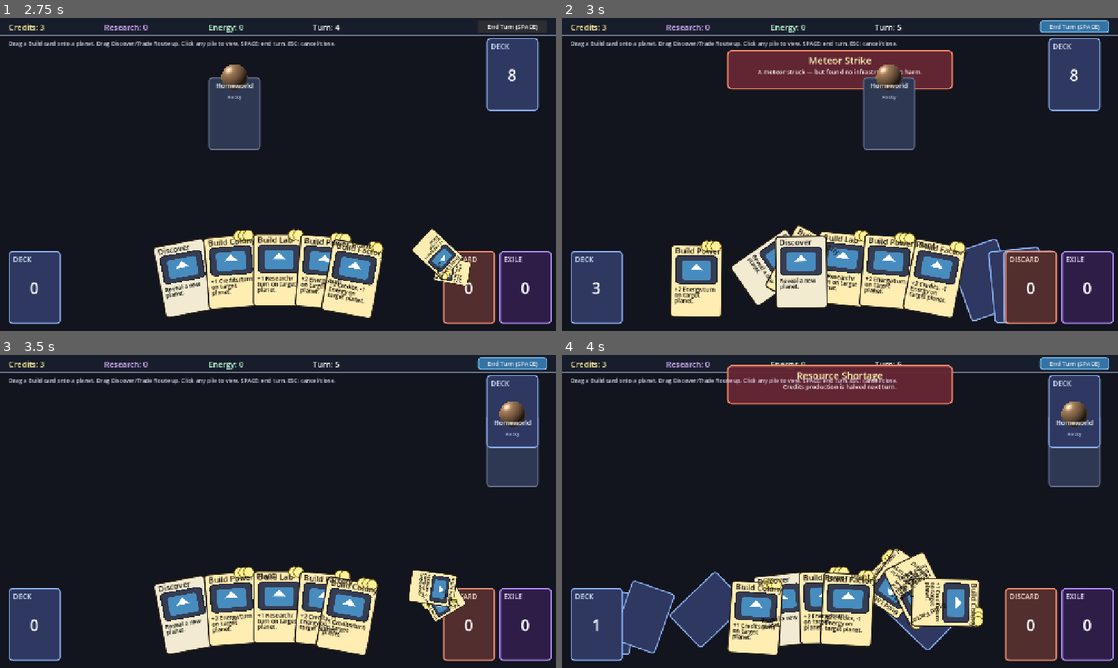
Above: before the commit, frames 1-4 (two rows, left to right).
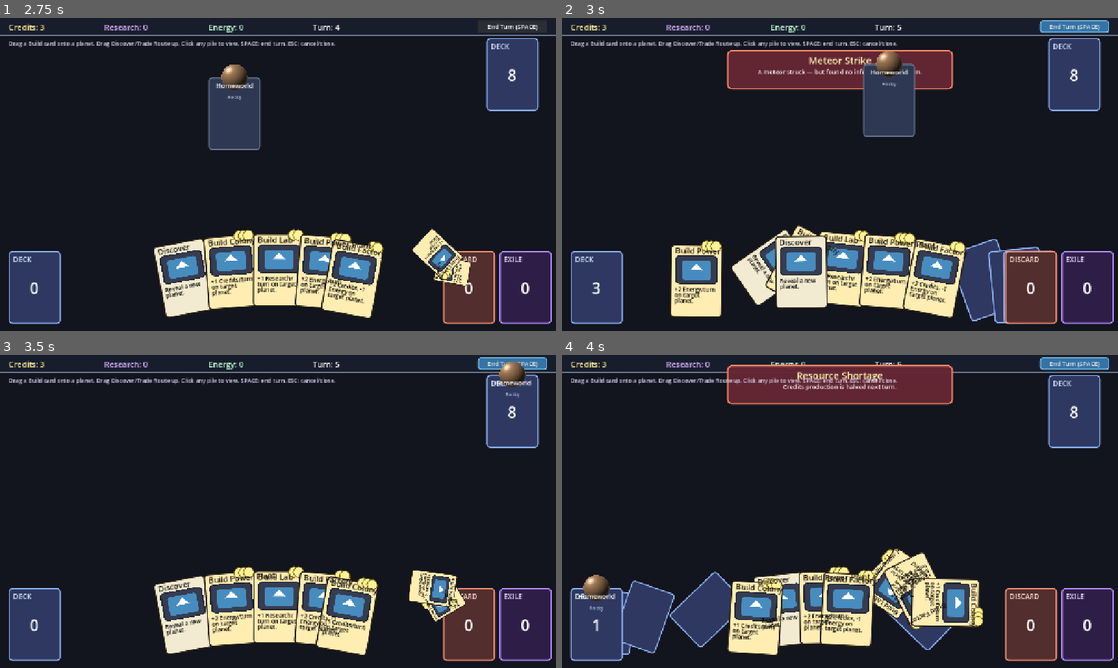
Above: after the commit, the same moments.

Repository: nedink/card-battler
Game: Godot game, scene res://scenes/main.tscn
Two runs of this game, one before a commit and one after it. Both use one fixed random seed, a clock stepped at 60 frames per second and the inputs below. The engine's default icon, where the game draws it, is replaced by a stand-in: a white triangle on a blue panel in a dark square.
Inputs (mouse positions are in pixels of both pictures, inside the frame that each line leads up to):
- Up to frame 1 (2.75 s): click "End Turn (SPACE)" at 0.5 s; click "End Turn (SPACE)" at 1.25 s; click "End Turn (SPACE)" at 2 s
- Up to frame 2 (3 s): tap Enter at 2.75 s; drag from (795, 115) to (1073, 74) at 2.77 s
- Up to frame 3 (3.5 s): no input
- Up to frame 4 (4 s): tap Enter at 3.5 s; drag from (1073, 411) to (595, 624) at 3.52 s

Frame 1 is identical in both runs. In frame 2, 1.2% of the frame differs, in the area x 54-64%, y 10-43%; in frame 3, 2.0%; in frame 4, 2.0%, in the area x 1-97%, y 14-98%.

Commit message:
Stack buildings below planets, AABB bounds, drag-to-pan
Building cards now stack downward from the planet body so the planet
reads as the top of one column. Click area, planet-vs-planet separation,
and drag-played card targeting all use a single AABB that covers the
body plus its building stack, so dropping a card anywhere on the column
targets the planet and dragging respects the column's full footprint.

Play space also gains left-button drag-to-pan, gated on the cursor not
being over a planet or hovered hand card so clicks on pile click-areas
still open their viewers.

Co-Authored-By: Claude Opus 4.7 <noreply@anthropic.com>

Diff:
--- a/scripts/hand.gd
+++ b/scripts/hand.gd
@@ -37,8 +37,8 @@
 var _hovered_card: Card = null
 var _dragging_card: Card = null
 # Optional Callable(card: Card) -> bool. When set, used to gate plays — a card
-# only counts as play-ready if this returns true (e.g., enough credits). Letting
-# Hand stay decoupled from whatever resource model the game uses.
+# only counts as play-ready if this returns true. Lets Hand stay decoupled from
+# whatever play-gating the game wants (e.g. trade-route mode disables all plays).
 var can_play_card: Callable = Callable()
 
 # Reference to the play space — set by main.gd after both nodes exist. While a
@@ -76,7 +76,7 @@
 		else:
 			_set_targeted_planet(null)
 			# Live feedback: green = release-to-play, neutral = release-returns-to-hand.
-			# The whole card must clear the threshold AND be playable (e.g. affordable).
+			# The whole card must clear the threshold AND be playable.
 			_dragging_card.set_play_ready(_card_clears_threshold(_dragging_card) and _is_card_playable(_dragging_card))
 	else:
 		_update_hover()
@@ -128,6 +128,9 @@
 
 func is_dragging() -> bool:
 	return _dragging_card != null
+
+func has_hovered_card() -> bool:
+	return _hovered_card != null
 
 func clear_hover() -> void:
 	# Force-unhover whatever's currently hovered. Used at end-of-turn before
--- a/scripts/main.gd
+++ b/scripts/main.gd
@@ -92,6 +92,7 @@
 	hand.card_played.connect(_on_card_played)
 	hand.can_play_card = _can_play_card
 	hand.play_space = play_space
+	play_space.hand = hand
 	GameState.resources_changed.connect(_update_hand_affordability)
 	play_space.planet_clicked.connect(_on_planet_clicked)
 	play_space.set_planet_deck_position(planet_deck.global_position)
--- a/scripts/planet_card.gd
+++ b/scripts/planet_card.gd
@@ -2,10 +2,16 @@
 
 # A draggable card that represents one settled planet on the play space.
 # Shares the player-card footprint (120×168). Buildings stack solitaire-style
-# ABOVE the planet at full size, with the planet card forming the visual
-# bottom of one clean column — each newer building is added one step further
-# up and rendered behind the older ones, so older cards (and the planet body
-# itself) cover all but the top peek of the cards above them.
+# BELOW the planet at full size, with the planet card forming the visual
+# top of one clean column — each newer building is added one step further
+# down and rendered in front of the older ones, so the planet body and the
+# cards above each one cover all but its bottom peek.
+#
+# Pickable + physical boundary: the planet body and its building stack are
+# treated as a single rectangular region (see get_local_bounds). Clicks on
+# the stack pick up the planet for dragging, drag-played cards target the
+# planet when dropped anywhere over that rectangle, and inter-planet
+# separation pushes neighbours so the rectangles never overlap.
 
 signal planet_clicked(planet)
 
@@ -24,9 +30,10 @@
 
 # Stacking config for attached building cards. The played card is reparented
 # under _buildings_root and centred horizontally on the planet at full
-# scale. Each new card sits BUILDING_STEP px above the previous, so only
-# the top peek (name/cost row) of each card above the planet is visible —
-# solitaire-style, with the planet body itself acting as the bottom card.
+# scale. Each new card sits BUILDING_STEP px below the previous and renders
+# in front of it, so only the bottom peek (height STEP) of each card below
+# the planet is visible — solitaire-style, with the planet body itself
+# acting as the top card of the column.
 const BUILDING_CARD_SCALE := Vector2.ONE
 const BUILDING_STEP := 28.0
 
@@ -36,6 +43,7 @@
 @onready var _sphere: ColorRect = $Sphere
 @onready var _buildings_root: Node2D = $Buildings
 @onready var _click_area: Area2D = $ClickArea
+@onready var _click_shape: CollisionShape2D = $ClickArea/CollisionShape2D
 
 # Per-type sphere base colors. The sphere shader lights this base color as a
 # fake 3D ball; multi-type planets average the entries below so e.g. an
@@ -57,16 +65,11 @@
 # planet card (children of _buildings_root). Kept in sync via attach + remove.
 var _building_visuals: Array = []
 
-# In-play bounds for manual reposition. Tightened on the top so a
-# fully-built planet's solitaire card stack (which now grows upward) stays
-# on screen, and on the bottom so the planet body stays clear of the hand
-# at y≈580.
-const PLAY_BOUNDS := Rect2(80, 220, 1120, 260)
-
-# Min center-to-center distance between two planet bodies. Matches the
-# placement-search clearance in PlaySpace so dragging respects the same gap
-# the random emitter respects.
-const SEPARATION_RADIUS := 95.0
+# Padding (px) around each planet's pickable rectangle when checking for
+# overlap with neighbours. Two planets' rectangles must keep this much
+# clearance on every side, so dragging respects the same gap the random
+# emitter respects.
+const SEPARATION_PADDING := 14.0
 
 # Only one planet can be dragged at a time. Tracked at class level so a
 # second planet's Area2D click (e.g. from overlapping click areas, or a fast
@@ -88,6 +91,12 @@
 	# Buildings render above the planet body. Inter-building order is set
 	# per-card by attach_building_card so newer cards sit on top.
 	_buildings_root.z_index = 1
+	# The click shape sub-resource is shared across instances by the scene
+	# file. Duplicate so each planet's shape can grow independently as its
+	# building stack changes.
+	if _click_shape != null and _click_shape.shape != null:
+		_click_shape.shape = _click_shape.shape.duplicate()
+	_update_click_area_shape()
 	_refresh_visual()
 	if data != null:
 		refresh_from_data()
@@ -149,6 +158,7 @@
 	# Newer cards (higher index) sit in front. settle_into_building_slot
 	# resets z_index to 0, so set after.
 	card.z_index = index
+	_update_click_area_shape()
 
 func remove_building_visual_at(index: int) -> void:
 	# Free the visual at `index` and re-tween any cards beneath it upward to
@@ -164,6 +174,7 @@
 		if is_instance_valid(c):
 			c.settle_into_building_slot(_building_slot_local(i), BUILDING_CARD_SCALE)
 			c.z_index = i
+	_update_click_area_shape()
 
 func _building_slot_local(index: int) -> Vector2:
 	# Local position (in _buildings_root coords) where the card centred at
@@ -235,44 +246,90 @@
 			_end_drag()
 			return
 		var target := get_global_mouse_position() + _drag_offset
-		target.x = clampf(target.x, PLAY_BOUNDS.position.x, PLAY_BOUNDS.position.x + PLAY_BOUNDS.size.x)
-		target.y = clampf(target.y, PLAY_BOUNDS.position.y, PLAY_BOUNDS.position.y + PLAY_BOUNDS.size.y)
 		global_position = target
+		_resolve_against_siblings()
 		if data != null:
-			data.position = target
-		_push_overlapping_siblings()
+			data.position = global_position
 
 func _end_drag() -> void:
 	_dragging = false
 	if _active_dragger == self:
 		_active_dragger = null
 
-func _push_overlapping_siblings() -> void:
-	# Push any sibling PlanetCard out of the way along the line between us so
-	# the player can sweep planets around without stacking them. Each pushed
-	# sibling is also clamped to PLAY_BOUNDS; if the clamp leaves it still
-	# overlapping (cluster of planets in a corner), the next frame of motion
-	# will continue to nudge it.
-	var min_dist := SEPARATION_RADIUS * 2.0
-	for sib in get_parent().get_children():
-		if sib == self or not (sib is PlanetCard):
-			continue
-		var diff: Vector2 = sib.global_position - global_position
-		var dist := diff.length()
-		if dist >= min_dist:
-			continue
-		var dir: Vector2 = diff / dist if dist > 0.001 else Vector2.RIGHT
-		var new_pos: Vector2 = global_position + dir * min_dist
-		new_pos.x = clampf(new_pos.x, PLAY_BOUNDS.position.x, PLAY_BOUNDS.position.x + PLAY_BOUNDS.size.x)
-		new_pos.y = clampf(new_pos.y, PLAY_BOUNDS.position.y, PLAY_BOUNDS.position.y + PLAY_BOUNDS.size.y)
-		sib.global_position = new_pos
-		if sib.data != null:
-			sib.data.position = new_pos
+func _resolve_against_siblings() -> void:
+	# Constrain this planet's position so its pickable rectangle doesn't
+	# overlap any sibling's. Siblings are immovable — the dragger slides
+	# along their edges instead of pushing them. Iterates a few times so
+	# resolving against one neighbour can't leave us overlapping another.
+	for _i in 4:
+		var any_overlap := false
+		var my_bounds := get_world_bounds()
+		for sib in get_parent().get_children():
+			if sib == self or not (sib is PlanetCard):
+				continue
+			var sib_bounds: Rect2 = sib.get_world_bounds()
+			var push: Vector2 = _aabb_separation_push(sib_bounds, my_bounds, SEPARATION_PADDING)
+			if push == Vector2.ZERO:
+				continue
+			global_position += push
+			any_overlap = true
+		if not any_overlap:
+			return
+
+static func _aabb_separation_push(a: Rect2, b: Rect2, padding: float) -> Vector2:
+	# Vector to apply to b so that b no longer overlaps a (with `padding` of
+	# clearance on every side). Returns Vector2.ZERO if already separated.
+	# Resolves along whichever axis has the smaller required push.
+	var a_inflated: Rect2 = a.grow(padding * 0.5)
+	var b_inflated: Rect2 = b.grow(padding * 0.5)
+	if not a_inflated.intersects(b_inflated):
+		return Vector2.ZERO
+	var a_center: Vector2 = a_inflated.position + a_inflated.size * 0.5
+	var b_center: Vector2 = b_inflated.position + b_inflated.size * 0.5
+	var dx := b_center.x - a_center.x
+	var dy := b_center.y - a_center.y
+	var overlap_x: float = (a_inflated.size.x + b_inflated.size.x) * 0.5 - absf(dx)
+	var overlap_y: float = (a_inflated.size.y + b_inflated.size.y) * 0.5 - absf(dy)
+	if overlap_x < overlap_y:
+		var dir_x: float = signf(dx) if dx != 0.0 else 1.0
+		return Vector2(dir_x * overlap_x, 0.0)
+	var dir_y: float = signf(dy) if dy != 0.0 else 1.0
+	return Vector2(0.0, dir_y * overlap_y)
+
+func get_local_bounds() -> Rect2:
+	# Rectangle (in this PlanetCard's local coords) covering the planet body
+	# plus the building stack hanging below it. The stack adds BUILDING_STEP
+	# of height per attached building, since each new card peeks out by that
+	# much past the previous one's bottom edge.
+	var stack_extra: float = float(_building_visuals.size()) * BUILDING_STEP
+	return Rect2(-BODY_HALF.x, -BODY_HALF.y, SIZE.x, SIZE.y + stack_extra)
+
+func get_world_bounds() -> Rect2:
+	# Same rectangle as get_local_bounds, translated by global_position.
+	# Note: the play space's scale (zoom) isn't applied here because both
+	# this planet and any sibling we compare against share the same parent,
+	# so working in their common parent space is sufficient.
+	var b := get_local_bounds()
+	b.position += global_position
+	return b
+
+func _update_click_area_shape() -> void:
+	# Resize the ClickArea collision rectangle so it covers the current
+	# planet+stack region. The shape's local origin is the ClickArea's
+	# center, so a non-symmetric (downward-growing) bounds rectangle is
+	# accommodated by offsetting the CollisionShape2D rather than the shape.
+	if _click_shape == null:
+		return
+	var rect: Rect2 = get_local_bounds()
+	var rs: RectangleShape2D = _click_shape.shape as RectangleShape2D
+	if rs == null:
+		return
+	rs.size = rect.size
+	_click_shape.position = rect.position + rect.size * 0.5
 
 func contains_point(world_point: Vector2) -> bool:
-	# Hit test for "card under cursor" while dragging a player card. Only the
-	# body counts — clicks that land on the card stack below don't target the
-	# planet for build placement.
+	# Hit test for "planet under cursor" while dragging a player card. The
+	# planet body and its building stack are treated as one region so a
+	# card dropped anywhere over the column targets this planet.
 	var local := to_local(world_point)
-	var rect := Rect2(-BODY_HALF, SIZE)
-	return rect.has_point(local)
+	return get_local_bounds().has_point(local)
--- a/scripts/play_space.gd
+++ b/scripts/play_space.gd
@@ -15,18 +15,9 @@
 # Bounds within which planets settle. Wider than the manual-reposition bounds
 # in PlanetCard because the play space spans most of the screen.
 const PLAY_BOUNDS := Rect2(20, 60, 1040, 470)
-# Two planets must keep at least this much center-to-center clearance for the
-# placement search to consider a candidate spot valid. Sized to keep the
-# 120-wide card bodies clear of one another with a small gap; vertical building
-# stacks may still overlap a neighbor's chips at max fill — players can drag
-# planets to rearrange.
-const COLLISION_RADIUS := 95.0
 const PLACEMENT_TRIES := 12
 # Card centers settle within these ranges. X leaves 60px (card half-width) of
-# margin from each edge. Y is positioned in the lower half of the play area
-# so a fully-built planet's solitaire stack — which now grows UPWARD from
-# the planet card — has room to extend toward the top of the screen without
-# clipping. The lower bound keeps the planet body clear of the hand at y≈580.
+# margin from each edge.
 const SETTLE_X_RANGE := Vector2(100, 1000)
 const SETTLE_Y_RANGE := Vector2(380, 470)
 
@@ -38,29 +29,80 @@
 const ZOOM_MIN := 0.5
 const ZOOM_MAX := 2.0
 const ZOOM_STEP := 1.1
-# Region (screen coords) where wheel events are interpreted as zoom. Excludes
-# the hand strip at the bottom so scrolling there doesn't zoom the play area.
+# Region (screen coords) where wheel events are interpreted as zoom and where
+# left-button drag-pan is initiated. Excludes the hand strip at the bottom so
+# scrolling there doesn't zoom the play area.
 const ZOOM_REGION := Rect2(0, 50, 1280, 510)
+
+# Drag-to-pan: a left-button press on the background within ZOOM_REGION starts
+# tracking, but pan only commits once the cursor has moved this many pixels.
+# That way a click on a pile click-area inside ZOOM_REGION (e.g. PlanetDeck)
+# doesn't jiggle the view when the user just meant to open its viewer.
+const PAN_DRAG_THRESHOLD := 4.0
+
+enum PanState { IDLE, PENDING, ACTIVE }
 
 @onready var _planets_container: Node2D = $Planets
 @onready var _routes_container: Node2D = $Routes
 
 var _planet_deck_position: Vector2 = Vector2(1180, 40)
 
+var _pan_state: int = PanState.IDLE
+var _pan_start_screen: Vector2 = Vector2.ZERO
+var _pan_start_position: Vector2 = Vector2.ZERO
+
+# Set by main.gd. Read to defer to hand interactions (a hovered card, or a
+# modal that paused the hand) when deciding whether to start a pan.
+var hand: Node = null
+
 func set_planet_deck_position(world_pos: Vector2) -> void:
 	_planet_deck_position = world_pos
 
 func _unhandled_input(event: InputEvent) -> void:
-	if not (event is InputEventMouseButton):
-		return
-	if not event.pressed:
-		return
-	if not ZOOM_REGION.has_point(event.position):
-		return
-	if event.button_index == MOUSE_BUTTON_WHEEL_UP:
-		_zoom_at(event.position, ZOOM_STEP)
-	elif event.button_index == MOUSE_BUTTON_WHEEL_DOWN:
-		_zoom_at(event.position, 1.0 / ZOOM_STEP)
+	if event is InputEventMouseButton:
+		var mb: InputEventMouseButton = event
+		if mb.button_index == MOUSE_BUTTON_LEFT:
+			if mb.pressed:
+				if _can_start_pan(mb.position):
+					_pan_state = PanState.PENDING
+					_pan_start_screen = mb.position
+					_pan_start_position = position
+			else:
+				_pan_state = PanState.IDLE
+			return
+		if not mb.pressed:
+			return
+		if not ZOOM_REGION.has_point(mb.position):
+			return
+		if mb.button_index == MOUSE_BUTTON_WHEEL_UP:
+			_zoom_at(mb.position, ZOOM_STEP)
+		elif mb.button_index == MOUSE_BUTTON_WHEEL_DOWN:
+			_zoom_at(mb.position, 1.0 / ZOOM_STEP)
+	elif event is InputEventMouseMotion and _pan_state != PanState.IDLE:
+		var mm: InputEventMouseMotion = event
+		var delta: Vector2 = mm.position - _pan_start_screen
+		if _pan_state == PanState.PENDING:
+			if delta.length() < PAN_DRAG_THRESHOLD:
+				return
+			_pan_state = PanState.ACTIVE
+		position = _pan_start_position + delta
+
+func _can_start_pan(screen_pos: Vector2) -> bool:
+	# Press initiates a pan only if the click would otherwise hit the empty
+	# background. Planet clicks (Area2D) and hand-card drags both arrive on
+	# the same press event, so we explicitly defer to them here — a planet
+	# under the cursor or a hovered hand card means the click belongs to
+	# them, not us.
+	if not ZOOM_REGION.has_point(screen_pos):
+		return false
+	if get_planet_under_cursor(screen_pos) != null:
+		return false
+	if hand != null:
+		if bool(hand.get("input_paused")):
+			return false
+		if hand.has_method("has_hovered_card") and hand.has_hovered_card():
+			return false
+	return true
 
 func _zoom_at(screen_pos: Vector2, factor: float) -> void:
 	# Anchor the zoom so the play-space point currently rendered at
@@ -144,22 +186,23 @@
 	planet_clicked.emit(planet)
 
 func _find_non_overlapping_position() -> Vector2:
-	var existing: Array = []
+	# A new planet has no buildings yet, so its candidate AABB is just the
+	# 120×168 body footprint, separation-padded. We check that footprint
+	# against every existing planet's full (body + stack) world bounds so
+	# the random emitter respects the same boundary the drag code does.
+	var existing_bounds: Array = []
 	for child in _planets_container.get_children():
 		if child is PlanetCard:
-			existing.append(child.global_position)
+			existing_bounds.append(child.get_world_bounds())
+	var pad: float = PlanetCard.SEPARATION_PADDING
 	for _i in PLACEMENT_TRIES:
 		var c := Vector2(
 			randf_range(SETTLE_X_RANGE.x, SETTLE_X_RANGE.y),
 			randf_range(SETTLE_Y_RANGE.x, SETTLE_Y_RANGE.y))
-		var ok := true
-		for ep in existing:
-			if c.distance_to(ep) < COLLISION_RADIUS * 2.0:
-				ok = false
-				break
-		if ok:
+		var candidate := _candidate_body_bounds(c)
+		if _candidate_clear(candidate, existing_bounds, pad):
 			return c
-	# Fallback: pick the candidate furthest from all existing planets.
+	# Fallback: pick the candidate furthest from all existing planet centers.
 	var best := Vector2((SETTLE_X_RANGE.x + SETTLE_X_RANGE.y) * 0.5,
 		(SETTLE_Y_RANGE.x + SETTLE_Y_RANGE.y) * 0.5)
 	var best_min_dist := -1.0
@@ -168,12 +211,25 @@
 			randf_range(SETTLE_X_RANGE.x, SETTLE_X_RANGE.y),
 			randf_range(SETTLE_Y_RANGE.x, SETTLE_Y_RANGE.y))
 		var min_d := INF
-		for ep in existing:
-			min_d = minf(min_d, c.distance_to(ep))
+		for eb in existing_bounds:
+			var ec: Vector2 = eb.position + eb.size * 0.5
+			min_d = minf(min_d, c.distance_to(ec))
 		if min_d > best_min_dist:
 			best_min_dist = min_d
 			best = c
 	return best
+
+static func _candidate_body_bounds(center: Vector2) -> Rect2:
+	# World-space AABB for a fresh (no-buildings) planet centred at `center`.
+	return Rect2(center - PlanetCard.BODY_HALF, PlanetCard.SIZE)
+
+static func _candidate_clear(candidate: Rect2, existing_bounds: Array, pad: float) -> bool:
+	var inflated: Rect2 = candidate.grow(pad * 0.5)
+	for eb in existing_bounds:
+		var other: Rect2 = (eb as Rect2).grow(pad * 0.5)
+		if inflated.intersects(other):
+			return false
+	return true
 
 # ---------------------------------------------------------------------------
 # Trade route visuals (Phase 7 wiring lives in main.gd)
